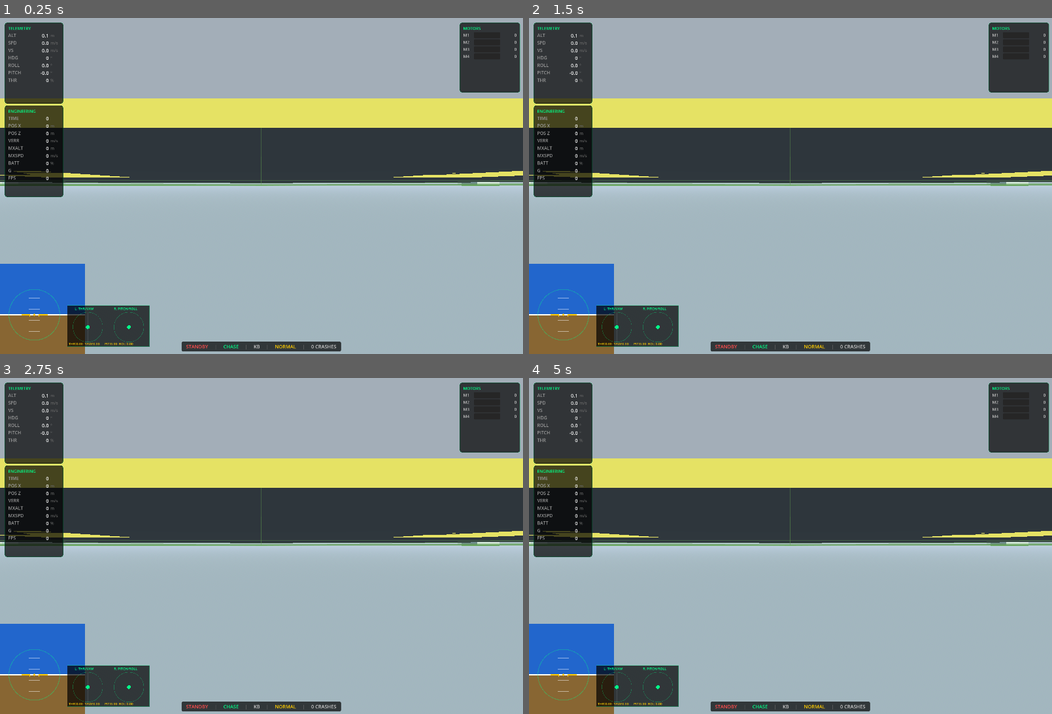
Above: before the commit, frames 1-4 (two rows, left to right).
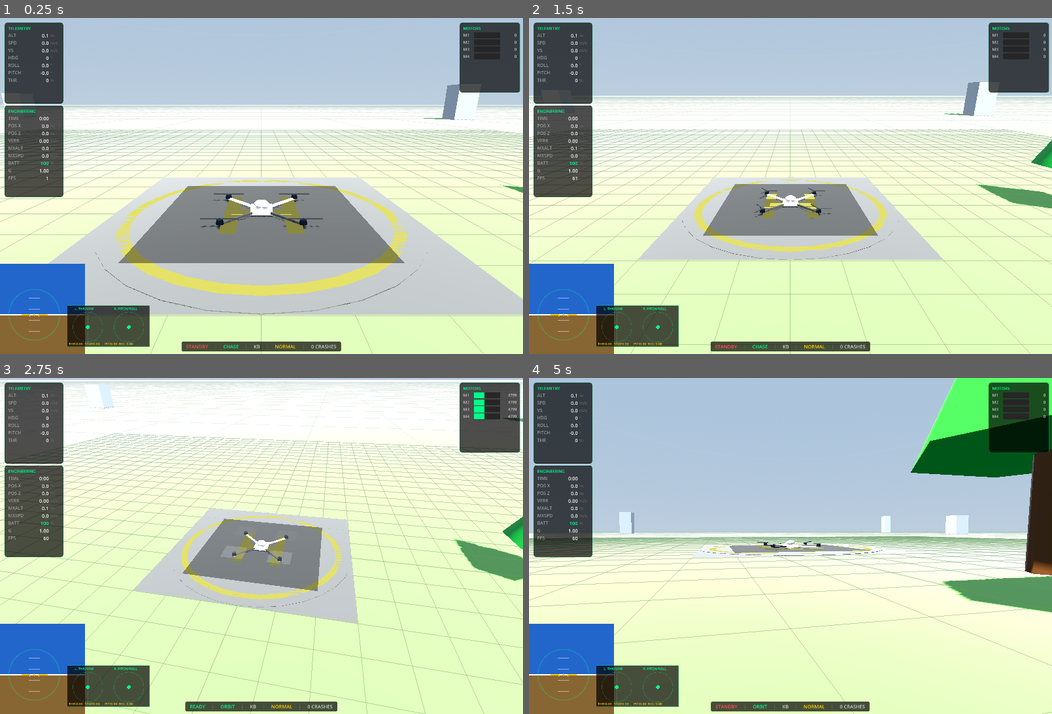
Above: after the commit, the same moments.

Repository: travisdetert/openkb-drone-godot
Game: Godot game, scene res://scenes/main.tscn
Same seed, same stepped clock (60 frames per second), same inputs: the game is played once before the commit and once after it.
Inputs (mouse positions are in pixels of both pictures, inside the frame that each line leads up to):
- Up to frame 1 (0.25 s): no input
- Up to frame 2 (1.5 s): tap Enter (activate_toggle) at 0.5 s; move the mouse to (905, 169) at 0.52 s; hold 4 (blade_right) 0.53-1.25 s; hold Enter (activate_toggle) 0.53-1.25 s; click (905, 169) at 0.67 s; drag from (685, 202) to (764, 253) at 1.27 s
- Up to frame 3 (2.75 s): move the mouse to (313, 472) at 2.02 s; hold 4 (blade_right) from 2.03 s (still down); hold C (toggle_camera) from 2.03 s (still down); tap Enter (activate_toggle) at 2.3 s
- Up to frame 4 (5 s): release 4 (blade_right) at 2.75 s; release C (toggle_camera) at 2.75 s; drag from (764, 613) to (633, 495) at 2.77 s; move the mouse to (947, 596) at 3.52 s; hold 3 (blade_left) 3.53-4.25 s; hold Enter (activate_toggle) 3.53-4.25 s; tap R (reset_position) at 4.15 s; drag from (633, 495) to (712, 462) at 4.27 s

The runs differ from the first frame. In frame 1, 88% of the frame differs, in the area x 0-100%, y 0-100%; in frame 2, 88%; in frame 3, 91%; in frame 4, 89%.
Error before the commit: Invalid access to property or key 'armed' on a base object of type 'Node3D (DroneController)'. (res://scripts/main.gd:135)

Commit message:
Wire crash system, engineering tracking, and proximity into main loop
Connect drone crash/reset signals to camera flash, HUD overlay, and
crash effects spawning. Track flight time, max altitude, max speed,
and battery consumption (motor current model). Feed proximity data
to overlays and HUD each physics tick. Pass speed data to camera
for vignette intensity.

Co-Authored-By: Claude Opus 4.6 <noreply@anthropic.com>

Diff:
--- a/scripts/main.gd
+++ b/scripts/main.gd
@@ -7,9 +7,20 @@
 var environment_builder: EnvironmentBuilder
 var drone_overlays: DroneOverlays
 var udp_telemetry: UDPTelemetry
+var crash_effects: CrashEffects
 
 var _hud_timer: float = 0.0
 var _config: DroneConfig
+
+# Engineering state
+var _flight_timer: float = 0.0
+var _max_altitude: float = 0.0
+var _max_speed: float = 0.0
+var _battery_mah_consumed: float = 0.0
+
+const BATTERY_CAPACITY_MAH := 1500.0
+const MOTOR_IDLE_AMPS := 0.5
+const MOTOR_MAX_AMPS := 15.0
 
 func _ready() -> void:
 	# Set physics tick rate
@@ -58,10 +69,19 @@
 	add_child(drone_overlays)
 	drone_overlays.setup_thrust_lines(_config.motor_count)
 
+	# Crash effects
+	crash_effects = CrashEffects.new()
+	crash_effects.name = "CrashEffects"
+	add_child(crash_effects)
+
 	# UDP telemetry for ESP32
 	udp_telemetry = UDPTelemetry.new()
 	udp_telemetry.name = "UDPTelemetry"
 	add_child(udp_telemetry)
+
+	# Crash system signals
+	drone_controller.drone_crashed.connect(_on_drone_crashed)
+	drone_controller.drone_reset.connect(_on_drone_reset)
 
 func _setup_world_environment() -> void:
 	var we := WorldEnvironment.new()
@@ -132,17 +152,54 @@
 	drone_controller.update_physics(dt, commands)
 
 	# Send telemetry to ESP32
-	udp_telemetry.send_telemetry(drone_controller.physics, _config, drone_controller.armed, dt)
+	udp_telemetry.send_telemetry(drone_controller.physics, _config, drone_controller.activated, dt)
+
+	# Proximity data (cached once per tick)
+	var proximity_data := drone_controller.get_proximity_data()
 
 	# Overlays
-	drone_overlays.update_overlays(drone_controller.physics, _config)
+	drone_overlays.update_overlays(drone_controller.physics, _config, proximity_data)
 
 	# Camera
 	camera_ctrl.set_target(
 		drone_controller.physics.position,
 		drone_controller.physics.drone_quaternion
 	)
+	camera_ctrl.set_speed_data(
+		drone_controller.physics.velocity.length(),
+		_config.get_speed().max_speed
+	)
 	camera_ctrl.update_camera(dt)
+
+	# Engineering state tracking
+	_update_engineering_state(dt)
+
+func _update_engineering_state(dt: float) -> void:
+	if not drone_controller.activated:
+		return
+
+	var physics := drone_controller.physics
+
+	# Flight timer
+	_flight_timer += dt
+
+	# Max altitude
+	if physics.position.y > _max_altitude:
+		_max_altitude = physics.position.y
+
+	# Max speed
+	var speed := physics.get_horizontal_speed()
+	if speed > _max_speed:
+		_max_speed = speed
+
+	# Battery consumption: each motor draws idle + load*rpm_frac
+	var total_amps := 0.0
+	var rpms := physics.rotor_physics.motor_rpms
+	for i in range(rpms.size()):
+		var rpm_frac := rpms[i] / _config.max_rpm
+		total_amps += MOTOR_IDLE_AMPS + MOTOR_MAX_AMPS * rpm_frac
+	# mAh = amps * hours * 1000 = amps * (dt/3600) * 1000
+	_battery_mah_consumed += total_amps * (dt / 3.6)
 
 func _process(dt: float) -> void:
 	# HUD throttled to ~20fps
@@ -186,19 +243,44 @@
 	elif input_manager.gamepad_connected:
 		input_source = "GAMEPAD"
 
+	var cam_tilt := -1.0
+	if camera_ctrl.mode == CameraController3D.CameraMode.FPV:
+		cam_tilt = camera_ctrl.get_fpv_tilt_degrees()
 	hud_layer.update_status(
-		drone_controller.armed,
+		drone_controller.activated,
 		camera_ctrl.get_mode_name(),
 		input_source,
-		_config.get_speed().profile_name
-	)
+		_config.get_speed().profile_name,
+		cam_tilt
+	)
+
+	# Proximity warning
+	var prox_data := drone_controller.get_proximity_data()
+	hud_layer.update_proximity(prox_data.get("near", false))
+
+	# Engineering panel
+	var battery_pct := maxf(0.0, (BATTERY_CAPACITY_MAH - _battery_mah_consumed) / BATTERY_CAPACITY_MAH * 100.0)
+	hud_layer.engineering_panel.update_engineering({
+		"flight_time": _flight_timer,
+		"pos_x": physics.position.x,
+		"pos_z": physics.position.z,
+		"vspeed_error": physics.last_vspeed_error,
+		"max_alt": _max_altitude,
+		"max_speed": _max_speed,
+		"battery_pct": battery_pct,
+		"g_force": physics.g_force,
+		"fps": Engine.get_frames_per_second(),
+	})
 
 func _handle_events() -> void:
-	if input_manager.consume_event("arm_toggle"):
-		drone_controller.arm_toggle()
+	if input_manager.consume_event("activate_toggle"):
+		drone_controller.activate_toggle()
 
 	if input_manager.consume_event("reset_position"):
 		drone_controller.reset_drone()
+		crash_effects.clear_latest_ghost()
+		_reset_engineering_state()
+		hud_layer.hide_crash()
 
 	if input_manager.consume_event("toggle_camera"):
 		camera_ctrl.cycle_mode()
@@ -217,6 +299,30 @@
 
 	if input_manager.consume_event("toggle_config"):
 		hud_layer.toggle_config()
+
+func _reset_engineering_state() -> void:
+	_flight_timer = 0.0
+	_max_altitude = 0.0
+	_max_speed = 0.0
+	_battery_mah_consumed = 0.0
+
+func _on_drone_crashed(speed: float, obstacle_type: String) -> void:
+	camera_ctrl.trigger_crash_flash()
+	hud_layer.show_crash(speed, obstacle_type)
+	hud_layer.update_crash_count(drone_controller.crash_count)
+
+	# Crash effects
+	var pos := drone_controller.crash_position
+	var quat := drone_controller.crash_quaternion
+	var vel := drone_controller.crash_velocity
+	crash_effects.spawn_debris(pos, vel, quat)
+	crash_effects.spawn_ghost(pos, quat, _config)
+	crash_effects.spawn_smoke_marker(pos)
+
+func _on_drone_reset() -> void:
+	hud_layer.hide_crash()
+	crash_effects.clear_latest_ghost()
+	_reset_engineering_state()
 
 func _on_config_changed(new_config: DroneConfig) -> void:
 	_config = new_config
Not shown, added: scripts/main.gd.uid
